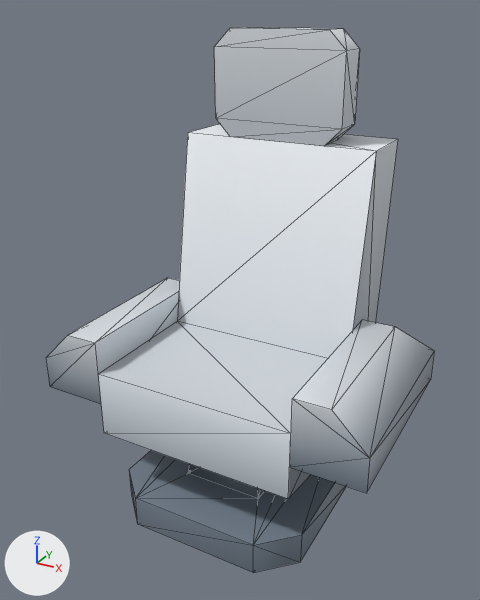
A saved change to the glTF model client/public/assets/kenney-station/chair-armrest-headrest.glb.
One viewpoint serves both versions: a 50 mm lens placed at (0.423, -0.8, 0.726), pointed at (-0.009, -0.014, 0.333). The lights are fixed; the arrows at lower left show +X, +Y and +Z. The first picture is the older version. Mesh edges are drawn as thin lines. Where no turn or scale is listed for an object, it has been applied to the vertices. Vertices at exactly the same position are counted once.

In view in the first picture: 'chair-armrest-headrest'.
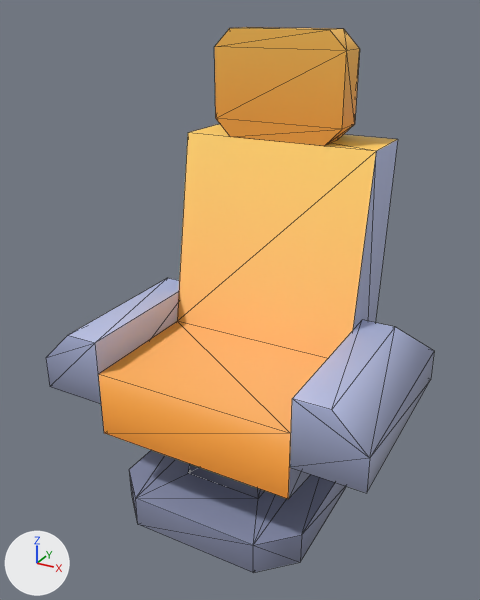
What the commit changed:
me_chair_armrest_headrest has 82 vertices, 142 faces and spans x -0.25..0.25, y -0.175..0.175, z -0.35..0.35.
me_chair_armrest_headrest is used by ob_chair_armrest_headrest; location (0.0, 0.0, 0.35).
me_chair_armrest_headrest part 1: 63 faces centred in x -0.25..0.25, y -0.175..0.158, z -0.35..0.22 are repainted in the vertex colours; the middle colour goes from greyish blue #6e7a88 to greyish blue #81869c.
me_chair_armrest_headrest part 2: 31 faces centred in x -0.233..0.233, y -0.175..0.175, z -0.1..0.345 are repainted in the vertex colours; the middle colour goes from light grey #bec5cd to blue #aeb6da.
me_chair_armrest_headrest part 3: 18 faces centred in x -0.25..0.25, y -0.175..0.175, z -0.117..0.292 are repainted in the vertex colours; the middle colour goes from greyish blue #84919e to greyish blue #949ab9.
me_chair_armrest_headrest part 4: 30 faces centred in x -0.1..0.1, y -0.175..0.142, z -0.167..0.35 are repainted in the vertex colours; the middle colour goes from light grey #c5ccd3 to orange #ffa940.

Pixel boxes (x1, y1, x2, y2) of what changed, in the pictures (480 x 600 px):
part 1 of me_chair_armrest_headrest, recoloured
    both: (129, 387, 425, 573)
part 2 of me_chair_armrest_headrest, recoloured
    both: (46, 140, 432, 467)
part 3 of me_chair_armrest_headrest, recoloured
    both: (50, 157, 432, 455)
part 4 of me_chair_armrest_headrest, recoloured (light grey to orange)
    both: (98, 27, 398, 499)
